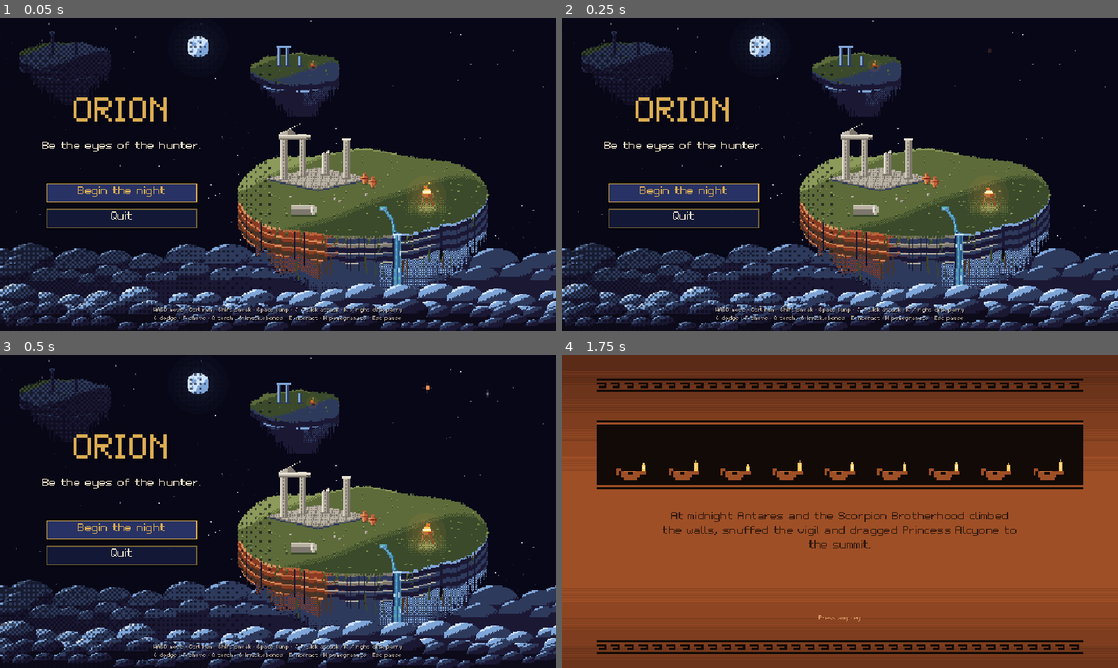
Above: before the commit, frames 1-4 (two rows, left to right).
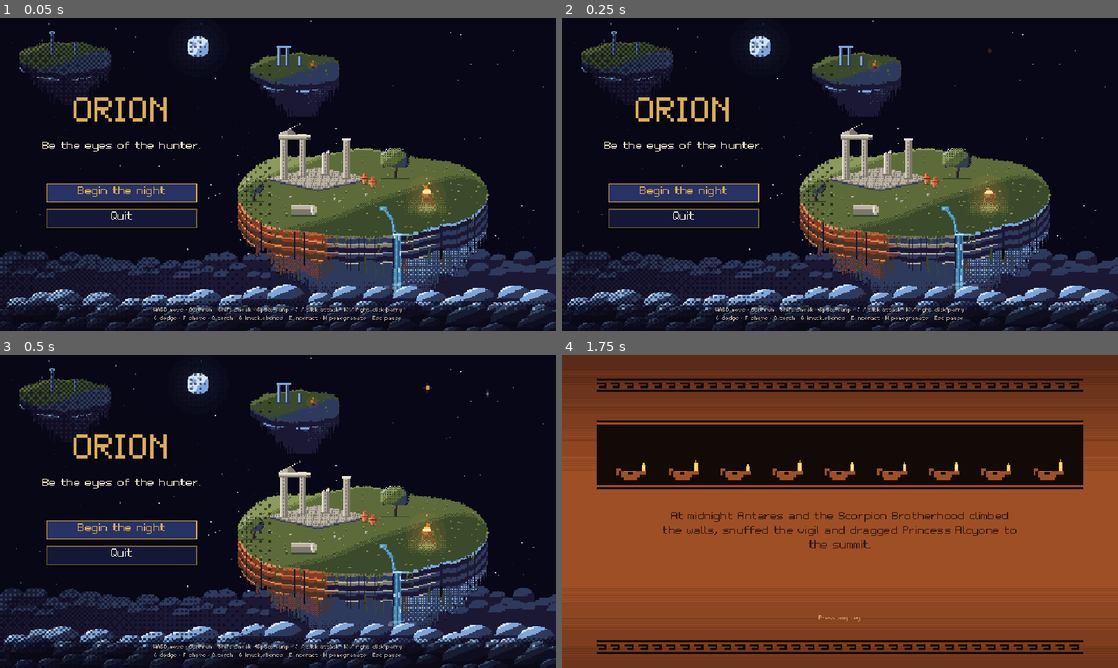
Above: after the commit, the same moments.

Repository: Adichapati/Orion
Game: Godot game, scene res://scenes/main.tscn
The game is run twice, just before and just after one commit, with the same random seed, the same clock (stepped at 60 frames per second) and the same inputs.
Inputs (mouse positions are in pixels of both pictures, inside the frame that each line leads up to):
- Up to frame 1 (0.05 s): no input
- Up to frame 2 (0.25 s): no input
- Up to frame 3 (0.5 s): no input
- Up to frame 4 (1.75 s): click "Begin the night" at 0.5 s; tap Enter at 1.25 s; move the mouse to (962, 495) at 1.27 s; hold D (move_right) from 1.28 s (still down); tap J (attack) at 1.35 s; click (962, 495) at 1.42 s; tap Space (jump) at 1.52 s

The runs differ from the first frame. In frame 1, 11% of the frame differs, in the area x 0-100%, y 4-100%; in frame 2, 11%; in frame 3, 11%; in frame 4, nothing differs.

Commit message:
Polish the title islands: clouds, olives, embers
Cloud puffs grow toward the viewer and the far band fades into the haze,
the near island gets two olive trees, a moonlit underside and embers
rising off the brazier, and a dark strip keeps the controls line legible.

Co-Authored-By: Claude Opus 5.5 <noreply@anthropic.com>

Diff:
--- a/scripts/ui/title_screen.gd
+++ b/scripts/ui/title_screen.gd
@@ -27,7 +27,7 @@
 const FALLS_TOP := 101
 const BACK_BRAZIER := Vector2(56, 23)
 ## Cloud bands: texture, top y, drift speed. The first sits behind the near island.
-const CLOUDS := [["title_cloud_0", 188, 2.0], ["title_cloud_1", 226, 4.0], ["title_cloud_2", 242, 7.0]]
+const CLOUDS := [["title_cloud_0", 194, 2.0], ["title_cloud_1", 224, 4.0], ["title_cloud_2", 236, 7.0]]
 
 
 func _ready() -> void:
@@ -152,6 +152,11 @@
 		_fx.draw_rect(Rect2(b.x - w + sway, b.y - 9 - i, w * 2 + 1, 1), col)
 	if flick % 3 == 0:
 		_fx.draw_rect(Rect2(b.x + 2 - (flick % 5), b.y - 11 - h, 1, 1), Color("ffc857"))
+	# Embers rising off the flame and fading.
+	for i in 4:
+		var life := fmod(_t * 0.6 + i * 0.25, 1.0)
+		var e := Vector2(b.x + sin(_t * 2.0 + i * 2.7) * 3.0 + (i - 1.5) * 2.0, b.y - 14 - life * 26.0)
+		_fx.draw_rect(Rect2(e.round(), Vector2(1, 1)), Color("ffc857", 1.0 - life))
 	# Falling streaks down the waterfall.
 	for i in 9:
 		var x := FALLS_X + (i * 5) % FALLS_W
@@ -180,6 +185,12 @@
 		for gy in 135:
 			var e: float = 1.0 - absf(gy - 64.0) / 90.0
 			if bayer[(gy % 4) * 4 + gx % 4] < k * e * 22.0:
+				n.draw_rect(Rect2(gx * 4, gy * 4, 4, 4), ink)
+	# And a dark strip along the bottom so the controls line reads over the clouds.
+	for gy in range(120, 135):
+		var d := (gy - 120) / 6.0
+		for gx in 240:
+			if bayer[(gy % 4) * 4 + gx % 4] < d * 16.0:
 				n.draw_rect(Rect2(gx * 4, gy * 4, 4, 4), ink)
 
 
Binary file changed: art/greybox/title_cloud_0.png
Binary file changed: art/greybox/title_cloud_1.png
Binary file changed: art/greybox/title_cloud_2.png
Binary file changed: art/greybox/title_island_back_0.png
Binary file changed: art/greybox/title_island_back_1.png
Binary file changed: art/greybox/title_island_main.png
Not shown, changed: tools/gen_title.py
